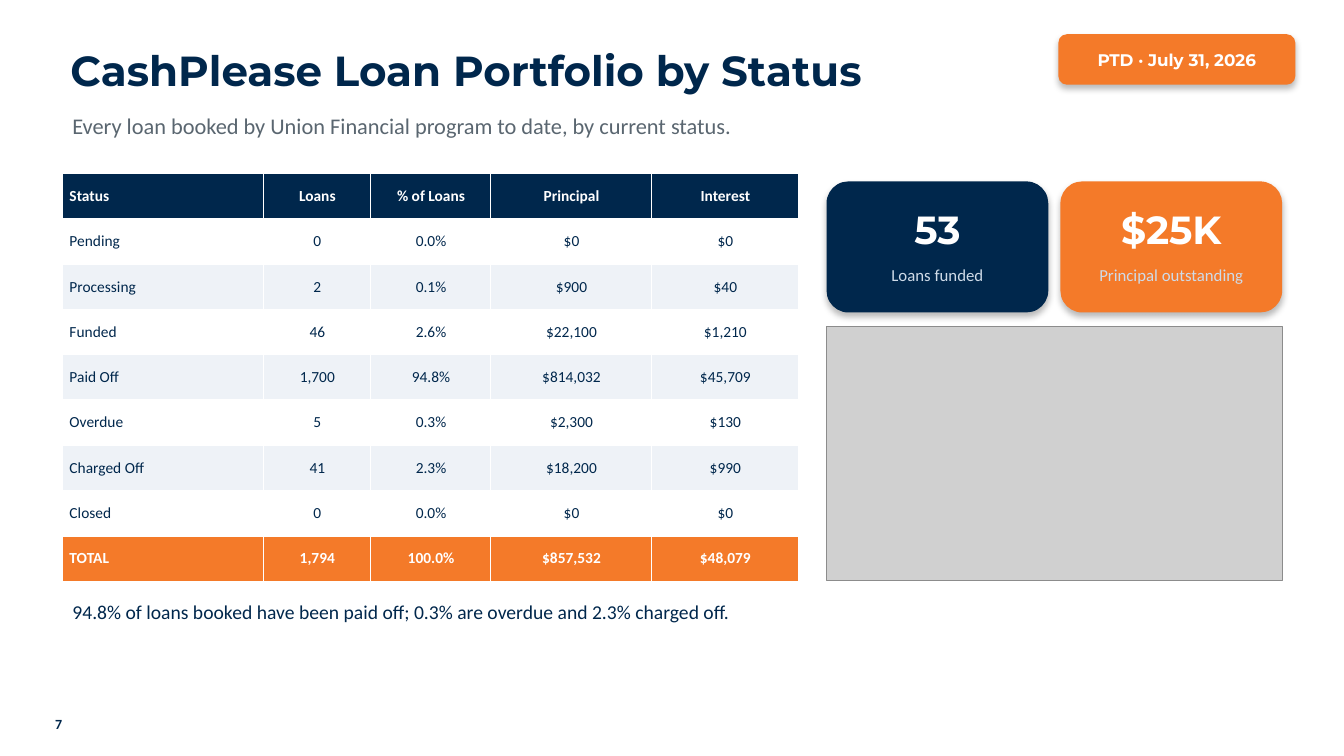
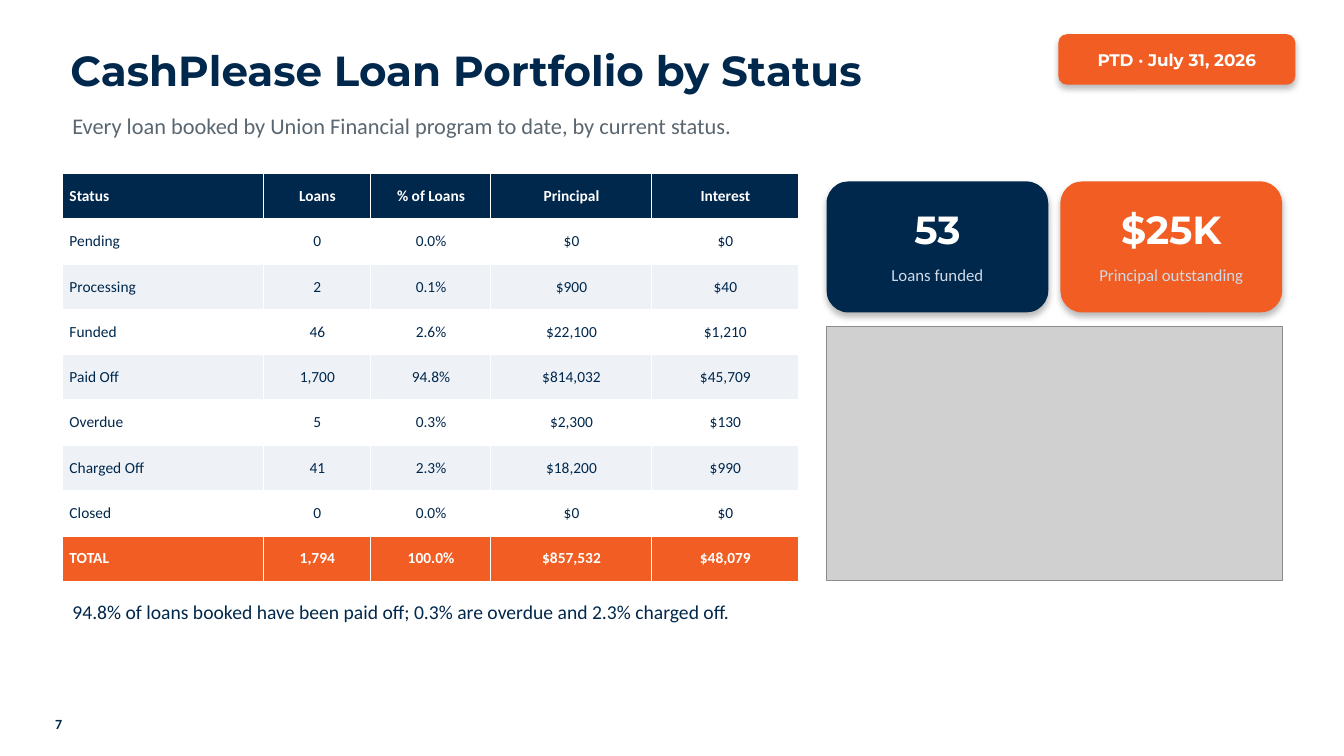
Before and after one commit to aburgard-csi/Velocity_Reporting, a slide deck: slide 7 of templates/cashplease_template.pptx. Drawn at 1344x756 pixels with LibreOffice and Linux fonts; fonts in the diff are those of the drawing; grey boxes stand for pictures. Boxes give left, top, right and bottom in pixels: in the first picture for what was removed or moved away, otherwise in the second. Text is boxed around its words. In the diff, an @@ line names an element or a change of style, - is before the commit and + after.

```diff
--- a/templates/cashplease_template.pptx
+++ b/templates/cashplease_template.pptx
@@ rounded rectangle "PTD · July 31, 2026" at (x1=1059, y1=34, x2=1296, y2=85): fill #F47A29 to #F15D22 @@
@@ table at (x1=63, y1=173, x2=798, y2=582) @@
@@ fill #F47A29 to #F15D22 in row 9 @@
@@ rounded rectangle at (x1=1061, y1=181, x2=1282, y2=313): fill #F47A29 to #F15D22 @@
```
Also in this commit, not shown: 8 other slides changed, 13 other files.
